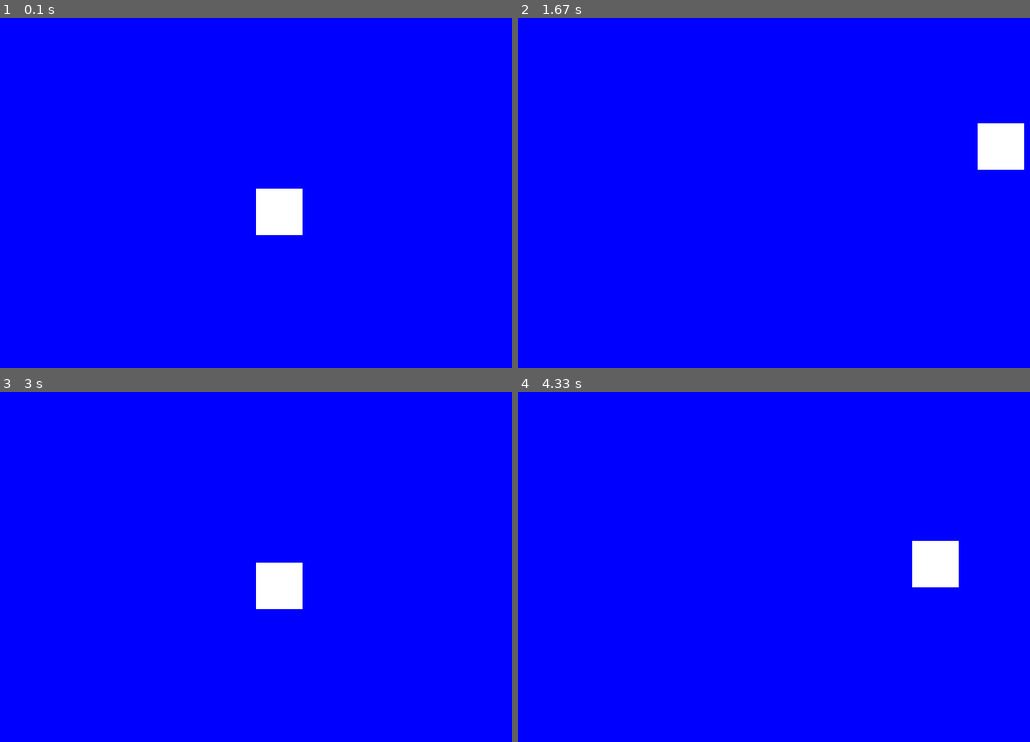
Above: before the commit, frames 1-4 (two rows, left to right).
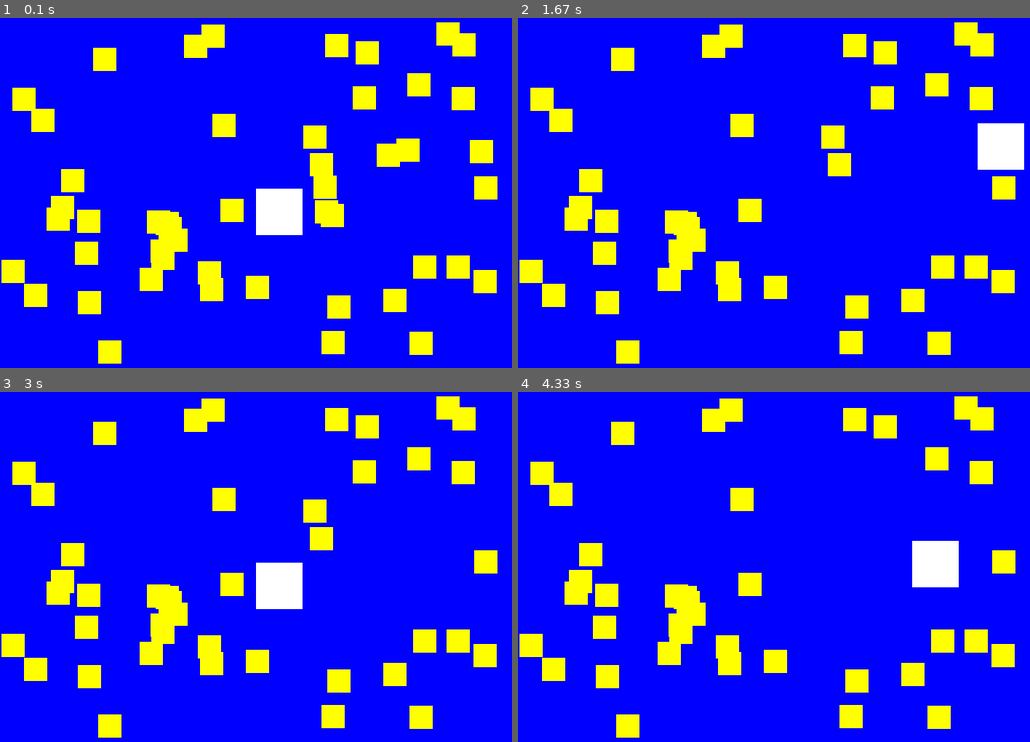
Above: after the commit, the same moments.

Repository: saegl5/myprojects
Game: pygame game, started from Codes/pygame_sprites_part_2.py
Two runs of this game, one before a commit and one after it. Both use one fixed random seed, a clock stepped at 60 frames per second and the inputs below.
Inputs:
- Up to frame 1 (0.1 s): no input
- Up to frame 2 (1.67 s): hold Right 0.33-0.8 s; hold Up 0.83-1.13 s; hold Right 1.17-1.63 s
- Up to frame 3 (3 s): hold Left 1.67-2.2 s; hold Down 2.23-2.53 s; hold Left 2.57-2.97 s
- Up to frame 4 (4.33 s): hold Up 3-3.37 s; hold Right 3.4-4.03 s; hold Down from 4.07 s (still down)

The runs differ from the first frame. In frame 1, 13% of the frame differs, in the area x 0-98%, y 1-99%; in frame 2, 12%; in frame 3, 12%; in frame 4, 11%.

Commit message:
updated codes

Diff:
--- a/Codes/pygame_sprites_part_2.py
+++ b/Codes/pygame_sprites_part_2.py
@@ -1,12 +1,12 @@
 import pygame # import the pygame module
 import sys # import the sys module
-#### import random # import the random module
+import random # import the random module
 
 pygame.init() # initialize any submodules that require it
 
 BLUE = pygame.Color("blue") # example
 WHITE = pygame.Color("white")
-#### YELLOW = pygame.Color("yellow")
+YELLOW = pygame.Color("yellow")
 
 size = (704, 512) # (width, height) in pixels, example
 screen = pygame.display.set_mode(size) # set up display
@@ -15,8 +15,7 @@
 y_offset = 0
 x_increment = 0
 y_increment = 0
-#### block_list = pygame.sprite.Group() # no longer block_list = []
-sprites = pygame.sprite.Group() # create a list for sprites, no longer sprites = [], Group() is class
+blocks = pygame.sprite.Group() # create a list for "block" sprites, no longer blocks = [], Group() is class
 #### score = 0 # initialize score
 
 pygame.display.set_caption("QUESTABOX's Cool Game") # title, example
@@ -38,15 +37,14 @@
         # sprite consists of image and rectangle object
 # ---------------------
 
-#### for i in range(0, 50): # FOR fifty indices (i.e., each index between 0 and, but not including, 50)
-    #### block = Block(YELLOW, 20, 20) # creates a block
-    #### block.rect.x = random.randrange(0, size[0]-20) # position of block image
-    #### block.rect.y = random.randrange(0, size[1]-20)
-    #### block_list.add(block) # no longer append
+player = Rectangle(WHITE, 64, 64) # creates a "player" sprite, which will be your sprite to play with, calling class, don't need screen, will instead use it in drawing code, will use original/starting position and offsets in game logic, specified boundary thickness in class definition
+
+for i in range(0, 50): # FOR fifty indices (i.e., each index between 0 and, but not including, 50), create and add fifty "block" sprites
+    block = Rectangle(YELLOW, 32, 32) # create a "block" sprite
+    block.rect.x = random.randrange(0, size[0]+1-32) # position "block" sprite, allow block to touch edge but not breach it
+    block.rect.y = random.randrange(0, size[1]+1-32)
+    blocks.add(block) # add "block" sprite to list, no longer append
     #### sprites.add(block)
-
-player = Rectangle(WHITE, 64, 64) # creates a "player" sprite, which will be your sprite to play with, calling class, don't need screen, will instead use it in drawing code, will use original/starting position and offsets in game logic, specified boundary thickness in class definition
-sprites.add(player)
 
 while True: # keeps display open
     for action in pygame.event.get(): # check for user input when open display
@@ -80,7 +78,9 @@
         #### player.rect.y = 0 # prevent center point from passing top edge
     #### elif player.rect.y > size[1] - 64:
         #### player.rect.y = size[1] - 64
-    #### blocks_hit_list = pygame.sprite.spritecollide(player, block_list, True) # list block(s) the player block overlaps, then remove block(s) from block_list and sprites
+    pygame.sprite.spritecollide(player, blocks, True) #
+
+    #### list block(s) the player block overlaps, then remove block(s) from block_list and sprites
     #### for block in blocks_hit_list: # FOR each block in the list
         #### score +=1 # increment score, resets each time
         #### print(score) # and print score to console
@@ -88,8 +88,9 @@
     screen.fill(BLUE) # clear the display
     # --- Drawing code
     # draw_rect(screen, size[0]/2+x_offset, size[1]/2+y_offset, 64, 64) # call function, input parameters, and rely on keyboard
-    # screen.blit(player.image, (player.rect.x, player.rect.y)) # draw sprite on screen
-    sprites.draw(screen) # draw sprites on screen using list
+    screen.blit(player.image, (player.rect.x, player.rect.y)) # draw sprite on screen
+    # screen.blit(block.image, (block.rect.x, block.rect.y))
+    blocks.draw(screen) # draw sprites on screen using list
     # ----------------
     pygame.display.flip() # update the display
     clock.tick(60) # maximum 60 frames per second
